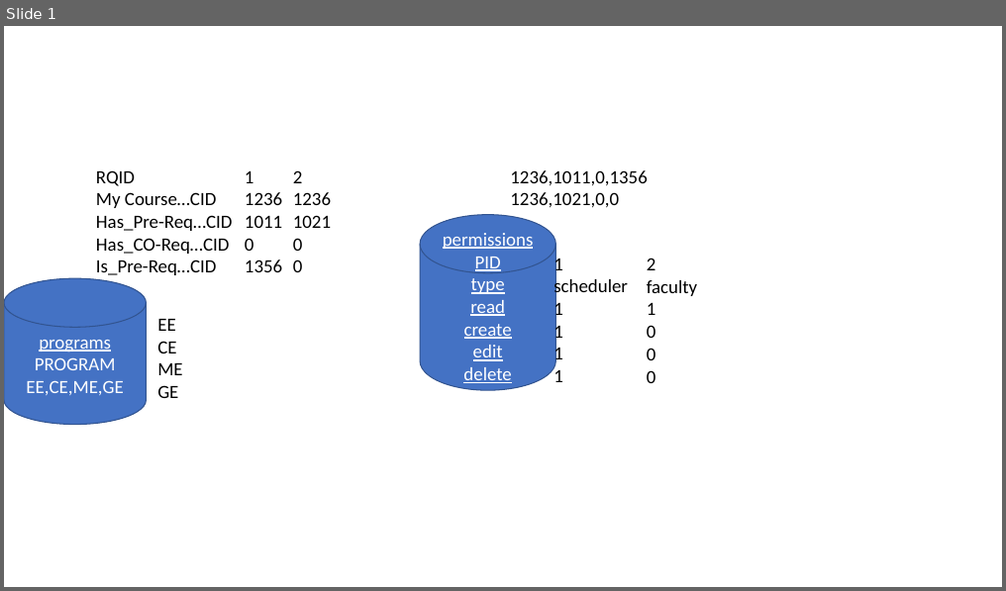
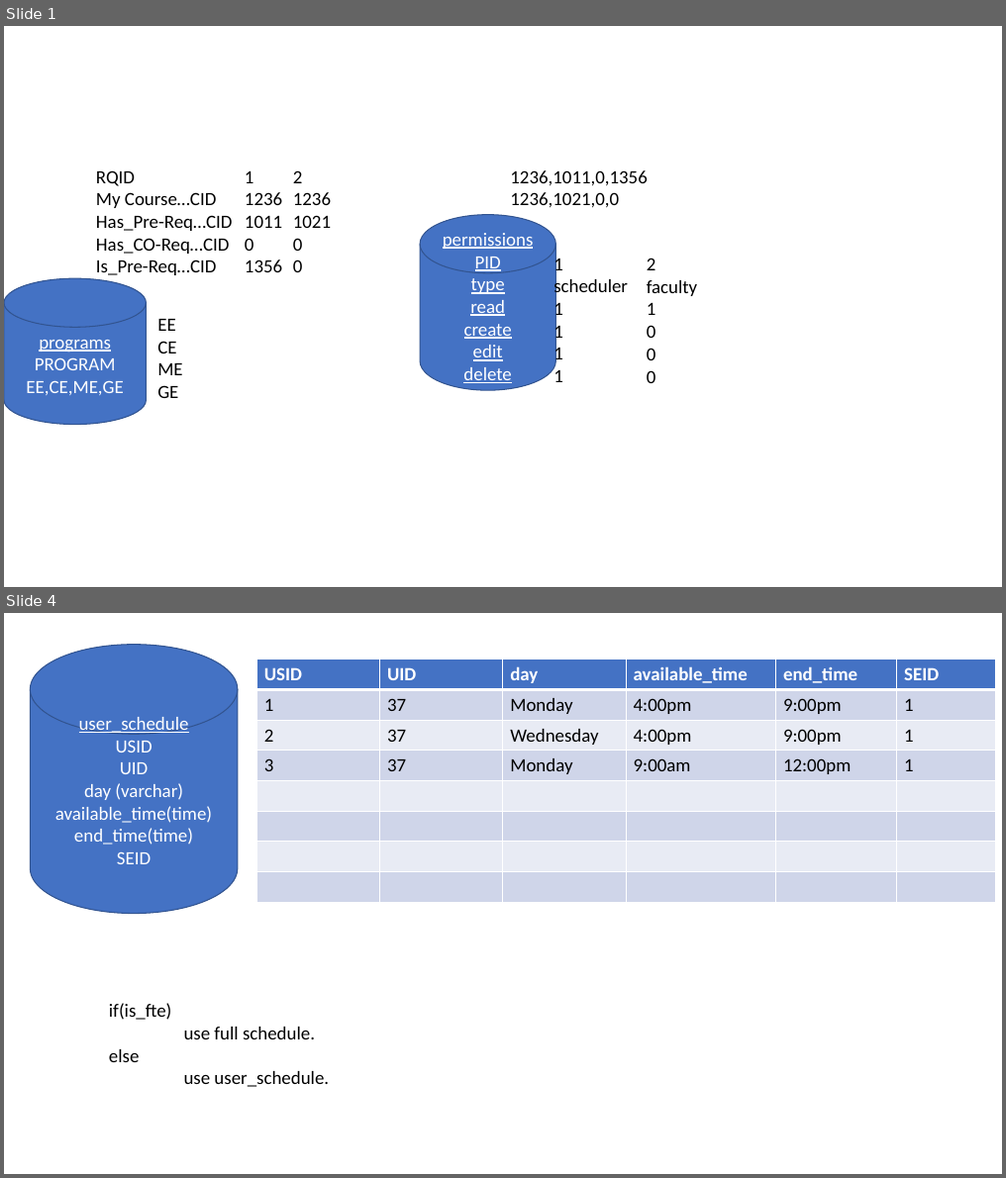
Before and after one commit to nikkirmaher/Software-Engineering, a slide deck: Screenshots/Presentation1.pptx. Shown one above the other, each under a label of ours: slide 1 before the commit, slides 1 and 4 after it; the slides between them are not shown. The pictures are 1006x591 and 1006x1178 pixels, drawn with LibreOffice and Linux fonts; fonts in the diff are those of the drawing; background and template pictures are left out. Boxes give left, top, right and bottom in pixels: in the first picture for what was removed or moved away, otherwise in the second. Text is boxed around its words. In the diff, an @@ line names an element or a change of style, - is before the commit and + after.

```diff
--- a/Screenshots/Presentation1.pptx
+++ b/Screenshots/Presentation1.pptx
@@ slide 4 added at bbox=[4, 613, 1002, 1174], background #FFFFFF @@
@@ cylinder added at bbox=[30, 645, 238, 914], fill #4472C4, outline #325491 1 pt, 18 pt, text #FFFFFF @@
+user_schedule
+USID
+UID
+day (varchar)
+available_time(time)
+end_time(time)
+SEID
@@ table added at bbox=[257, 660, 994, 902], 8 rows, 6 columns @@
+USID | UID | day | available_time | end_time | SEID
+1 | 37 | Monday | 4:00pm | 9:00pm | 1
+2 | 37 | Wednesday | 4:00pm | 9:00pm | 1
+3 | 37 | Monday | 9:00am | 12:00pm | 1
+ |  |  |  |  | 
+ |  |  |  |  | 
+ |  |  |  |  | 
+ |  |  |  |  | 
@@ text added at bbox=[109, 1003, 329, 1087], 18 pt, text #000000 @@
+if(is_fte)
+use full schedule.
+else
+use user_schedule.
```
Also in this commit, not shown: 1 slide changed, 1 other slide added, 1 other file.
